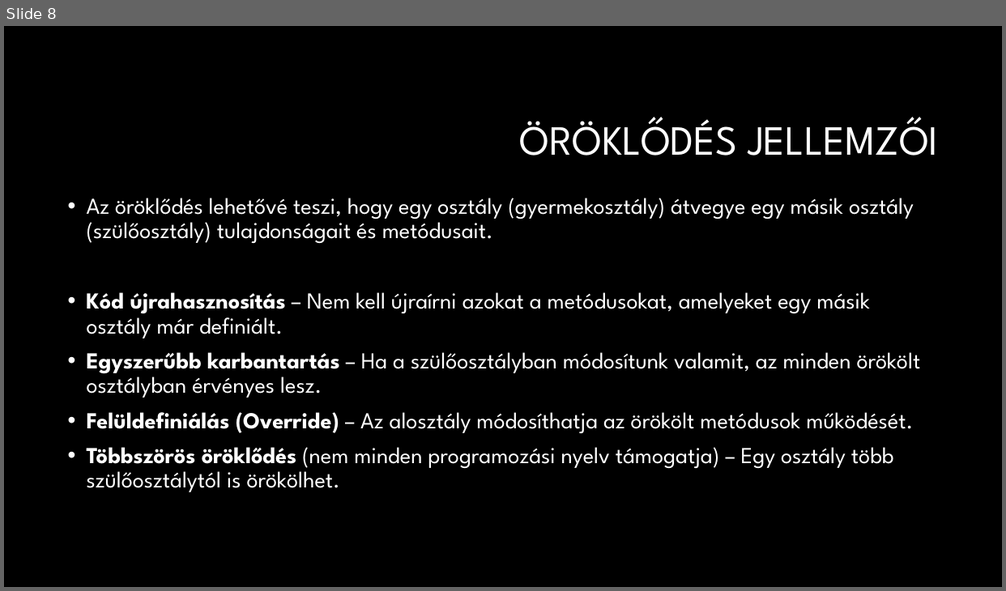
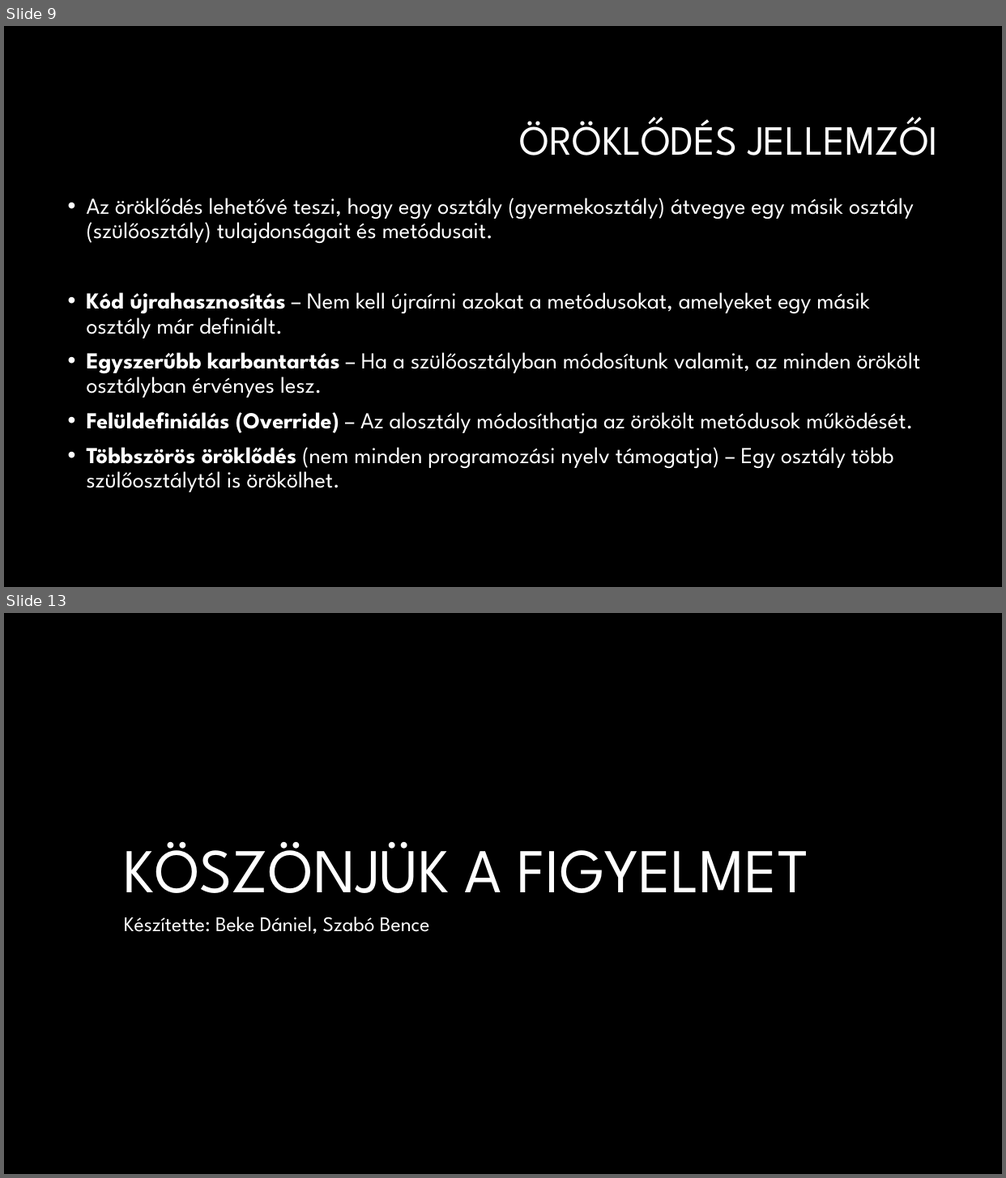
Before and after one commit to SzaboBence1027/QuickTick, a slide deck: Objektum orientált Programozás.pptx. Shown one above the other, each under a label of ours: slide 8 before the commit, slides 9 and 13 after it; the slides between them are not shown. The pictures are 1006x591 and 1006x1178 pixels, drawn with LibreOffice and Linux fonts; fonts in the diff are those of the drawing; background and template pictures are left out. Boxes give left, top, right and bottom in pixels: in the first picture for what was removed or moved away, otherwise in the second. Text is boxed around its words. In the diff, an @@ line names an element or a change of style, - is before the commit and + after.

```diff
--- a/Objektum orientált Programozás.pptx
+++ b/Objektum orientált Programozás.pptx
@@ slide 13 added at [4,613,1002,1174], background #000000 @@
@@ title added at [124,841,808,893], 60 pt, text #FFFFFF @@
+KÖSZÖNJÜK A FIGYELMET
@@ subtitle added at [124,917,430,934], 20 pt, text #FFFFFF @@
+Készítette: Beke Dániel, Szabó Bence
@@ what was slide 8 is now slide 9 @@
```
Also in this commit, not shown: 6 slides changed, 3 other slides added.
